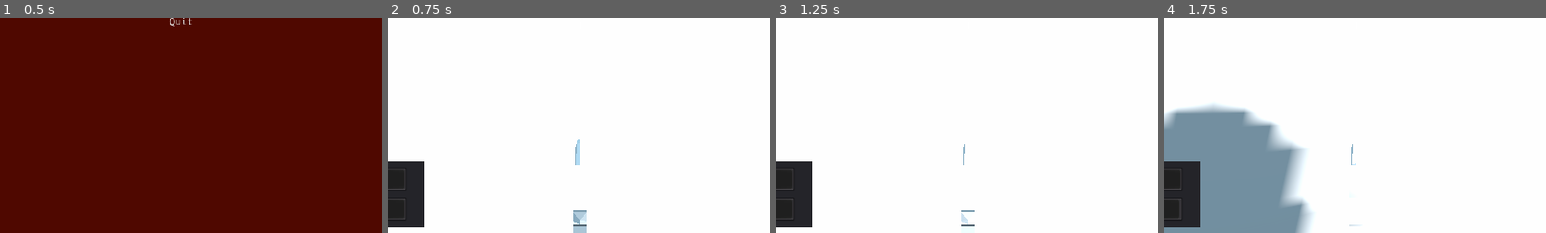
Above: before the commit, frames 1-4 (left to right).
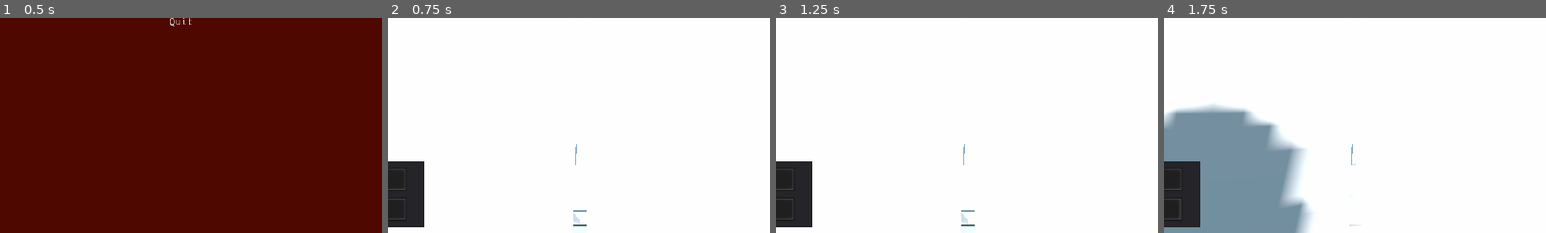
Above: after the commit, the same moments.

Repository: duckinator/keress
Game: Godot game, scene res://menus/MainMenu.tscn
Same seed, same stepped clock (60 frames per second), same inputs: the game is played once before the commit and once after it.
Inputs (mouse positions are % of the whole screen's width and height, from its top left):
- Up to frame 1 (0.5 s): no input
- Up to frame 2 (0.75 s): click "New Game" at 0.5 s
- Up to frame 3 (1.25 s): no input
- Up to frame 4 (1.75 s): tap Enter (ui_accept) at 1.25 s; move the mouse to (55, 50) at 1.27 s; press the mouse at (55, 50) at 1.28 s; hold W (movement_forward) from 1.28 s (still down); tap Space (movement_jump) at 1.52 s
The pictures show only the part of the screen within x 25-75%, y 50-100%; the shares and areas given below are measured in that part.

Frame 1 is identical in both runs. In frame 2, 0.4% of the frame differs, in the area x 48-52%, y 56-100%; in frame 3, less than 0.1%; in frame 4, less than 0.1%.

Commit message:
tweak player start position

Diff:
--- a/src/systems/Entities.gd
+++ b/src/systems/Entities.gd
@@ -9,7 +9,7 @@
 
 var ENTITIES_FOR_MAP = {
 	"Cube": {
-		"Player": [Vector3(0, 5, 0)],
+		"Player": [Vector3(0, 2, 0)],
 		#"Enemy1": [
 		#	Vector3(15, 3, -14),
 		#	Vector3(10, 3, -12),
